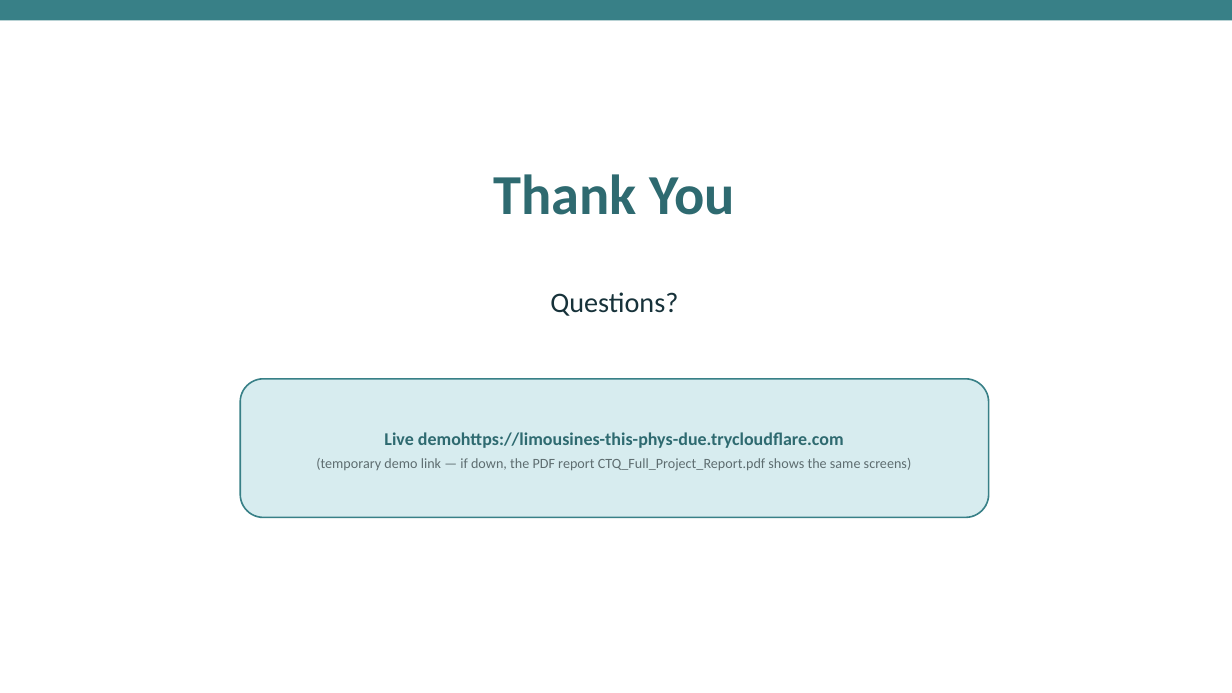
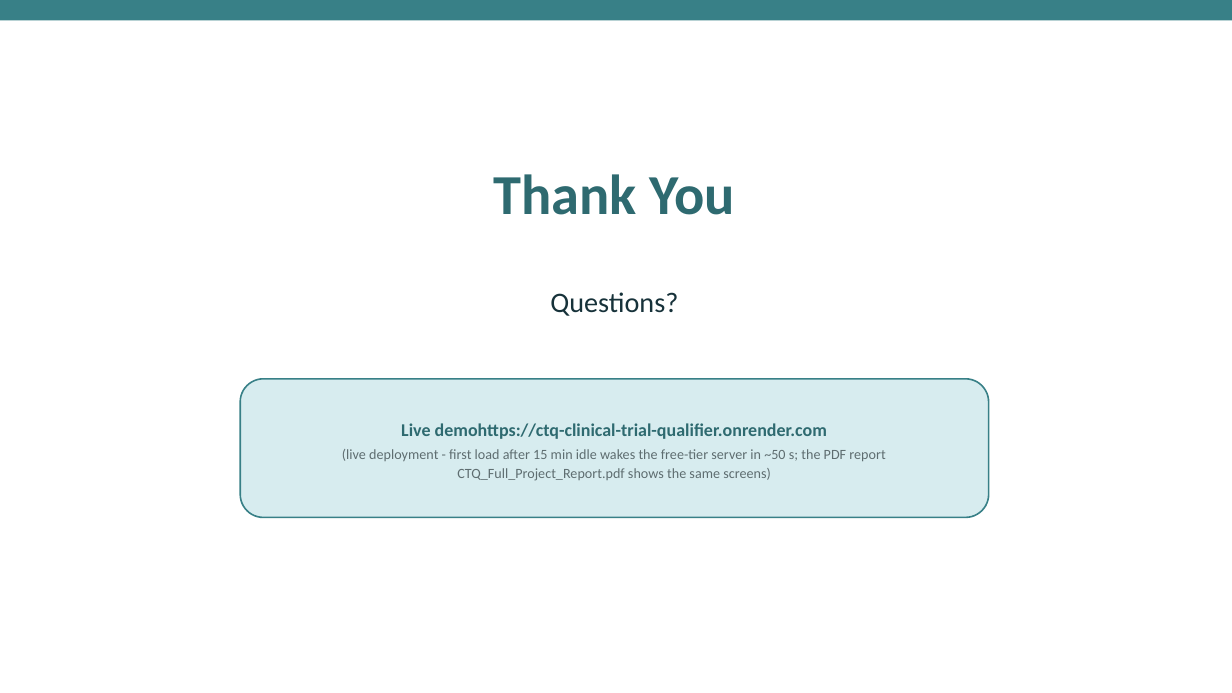
Before and after one commit to PragyaJ23/CTQ, a slide deck: slide 21 of CTQ_Presentation.pptx. Drawn at 1232x693 pixels with LibreOffice and Linux fonts; fonts in the diff are those of the drawing. Boxes give left, top, right and bottom in pixels: in the first picture for what was removed or moved away, otherwise in the second. Text is boxed around its words. In the diff, an @@ line names an element or a change of style, - is before the commit and + after.

```diff
--- a/CTQ_Presentation.pptx
+++ b/CTQ_Presentation.pptx
@@ text in rounded rectangle at [342,423,885,481]: text changed @@
-Live demohttps://limousines-this-phys-due.trycloudflare.com
-(temporary demo link — if down, the PDF report CTQ_Full_Project_Report.pdf shows the same screens)
+Live demohttps://ctq-clinical-trial-qualifier.onrender.com
+(live deployment - first load after 15 min idle wakes the free-tier server in ~50 s; the PDF report CTQ_Full_Project_Report.pdf shows the same screens)
```
Also in this commit, not shown: 9 other slides changed, 31 other files.
